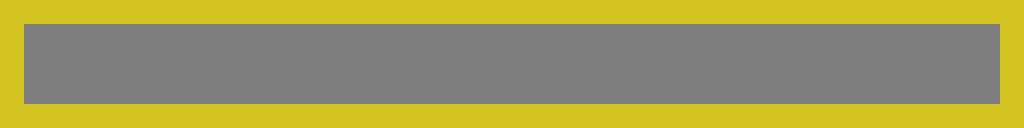
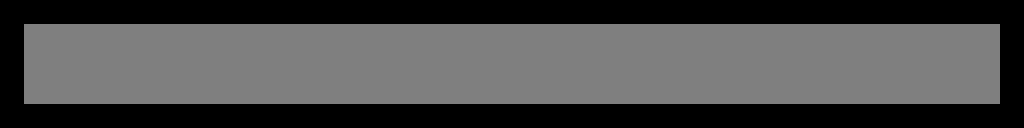
Two versions of the same layered image (1024×128). Layer-by-layer changes:
pixels changed over box(0, 0, 1024, 128) (layer not identified)
